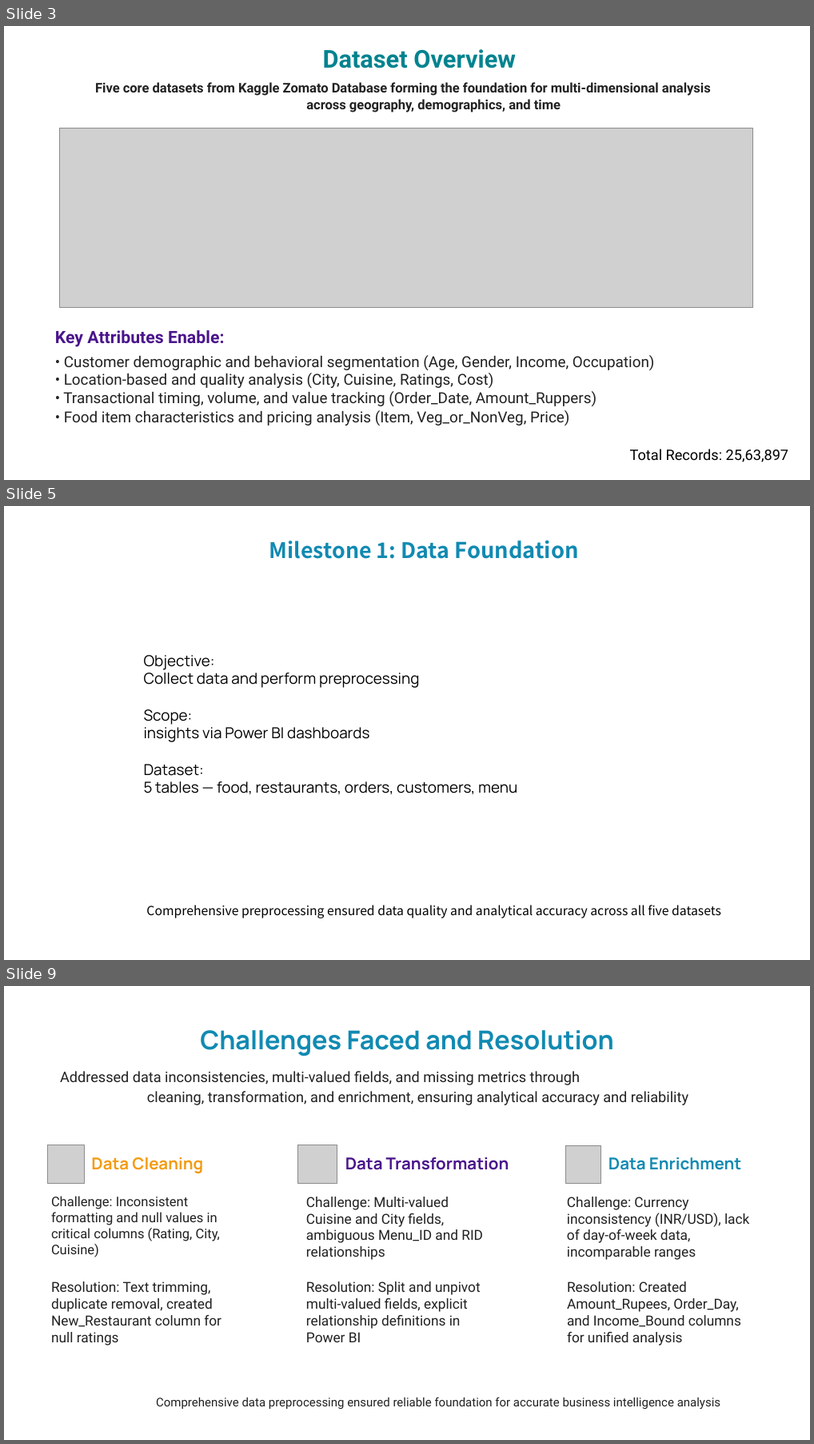
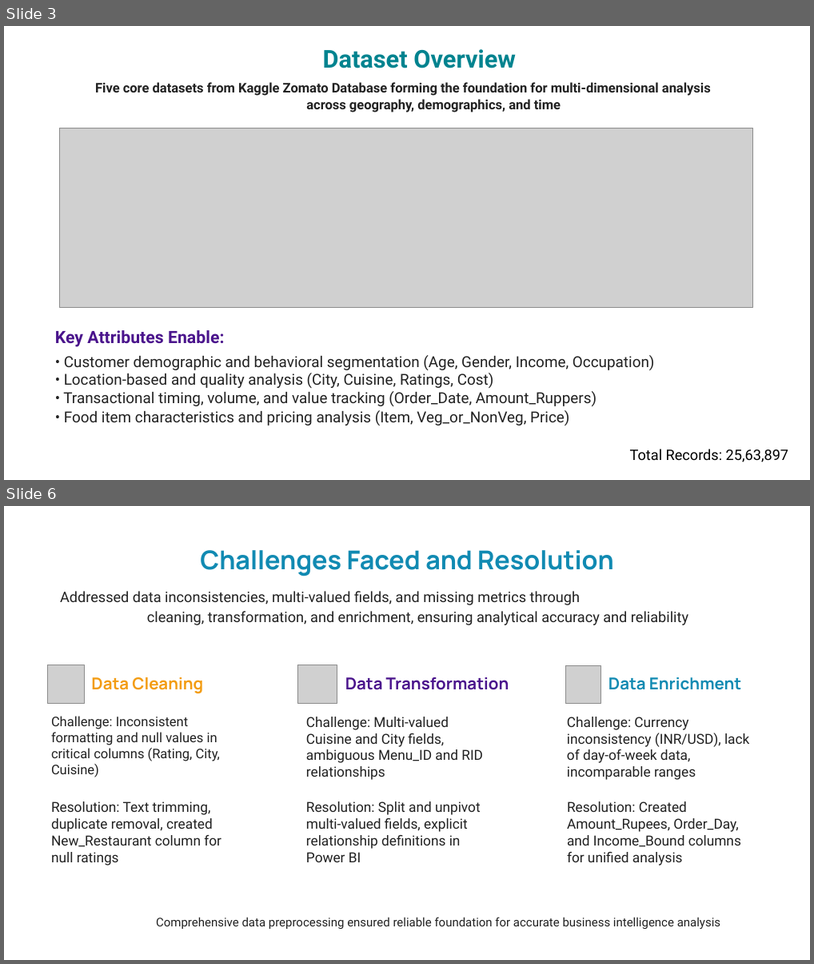
Before and after one commit to Flemin1235/Infosys_Food_Trends_PowerBi_Team_D, a slide deck: Team_mem_PPT/Flemin P Daniel.pptx. Shown one above the other, each under a label of ours: slides 3, 5 and 9 before the commit, slides 3 and 6 after it; the slides between them are not shown. The pictures are 814x1444 and 814x964 pixels, drawn with LibreOffice and Linux fonts; fonts in the diff are those of the drawing; grey boxes stand for pictures; background and template pictures are left out. Boxes give left, top, right and bottom in pixels: in the first picture for what was removed or moved away, otherwise in the second. Text is boxed around its words. In the diff, an @@ line names an element or a change of style, - is before the commit and + after.

```diff
--- a/Team_mem_PPT/Flemin P Daniel.pptx
+++ b/Team_mem_PPT/Flemin P Daniel.pptx
@@ slide 5 removed at <box>4,506,810,960</box>, background picture (left out) @@
@@ text removed at <box>270,540,579,559</box> @@
-Milestone 1: Data Foundation
@@ text removed at <box>144,655,518,794</box> @@
-Objective:
-Collect data and perform preprocessing
-Scope:
-insights via Power BI dashboards
-Dataset:
-5 tables — food, restaurants, orders, customers, menu
@@ text removed at <box>146,904,722,918</box> @@
-Comprehensive preprocessing ensured data quality and analytical accuracy across all five datasets
@@ what was slide 9 is now slide 6 @@
```
Also in this commit, not shown: 2 slides changed, 2 slides added, 5 other slides removed, 1 other file.
